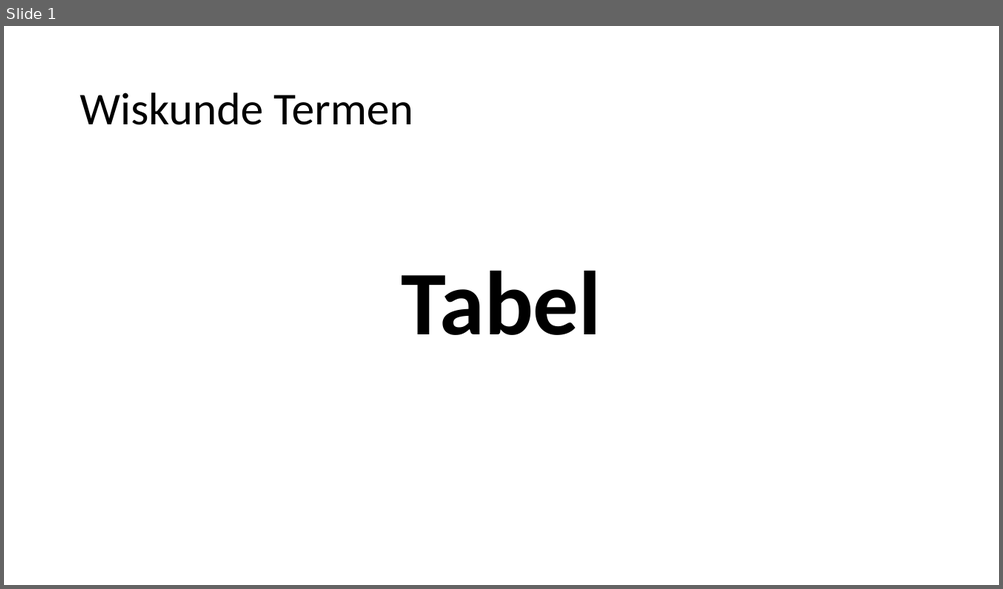
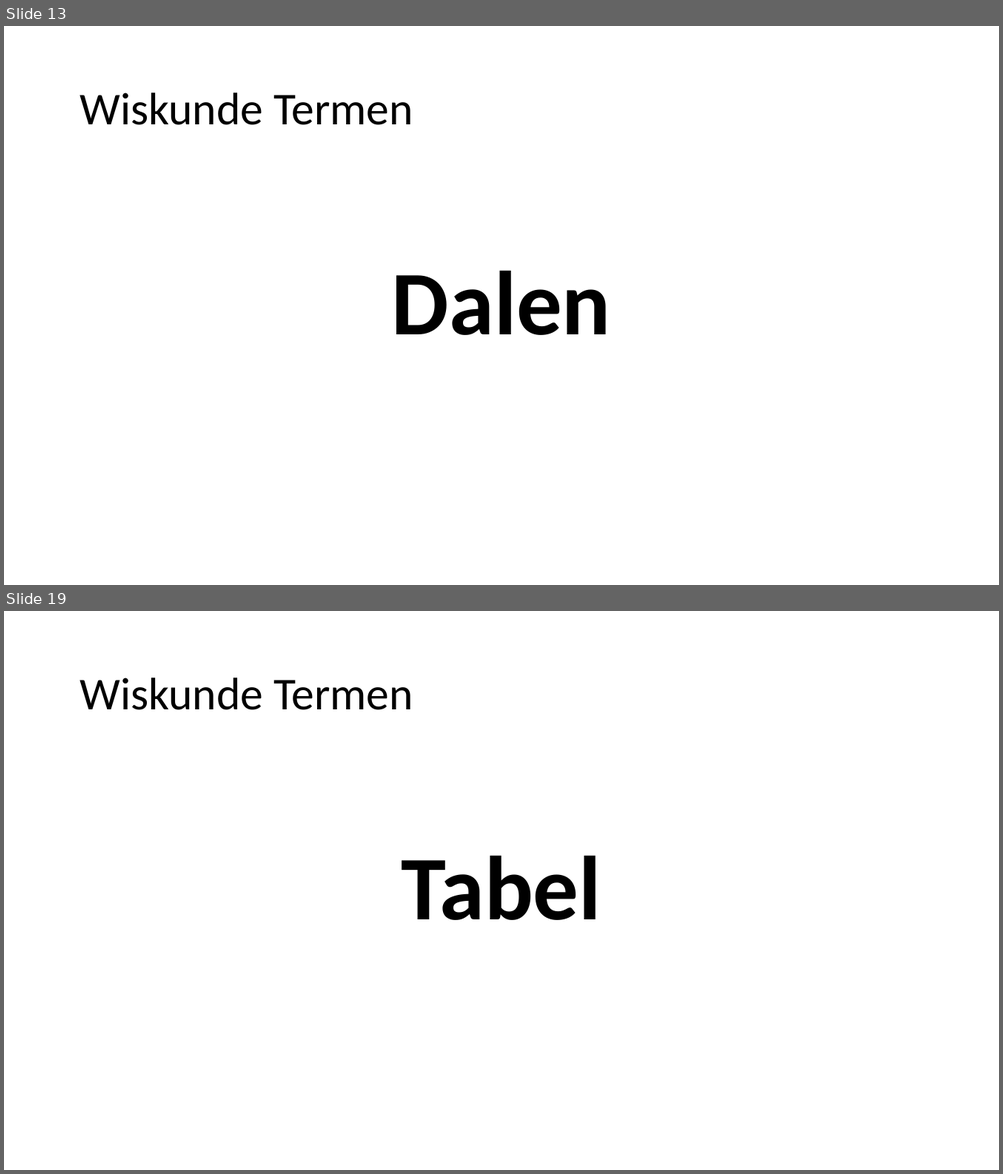
Before and after one commit to heinvinkel/wiskundetermen, a slide deck: verbanden en formules/AAAAverbanden en formules.pptx. Shown one above the other, each under a label of ours: slide 1 before the commit, slides 13 and 19 after it; the slides between them are not shown. The pictures are 1003x589 and 1003x1174 pixels, drawn with LibreOffice and Linux fonts; fonts in the diff are those of the drawing. Boxes give left, top, right and bottom in pixels: in the first picture for what was removed or moved away, otherwise in the second. Text is boxed around its words. In the diff, an @@ line names an element or a change of style, - is before the commit and + after.

```diff
--- a/verbanden en formules/AAAAverbanden en formules.pptx
+++ b/verbanden en formules/AAAAverbanden en formules.pptx
@@ slide 13 added at (4, 26, 999, 585), background #FFFFFF @@
@@ title added at (79, 93, 413, 125), 44 pt, text #000000 @@
+Wiskunde Termen
@@ text added at (392, 270, 611, 335), 87.8 pt, text #000000, bold @@
+Dalen
@@ what was slide 1 is now slide 19 @@
```
Also in this commit, not shown: 17 other slides added, 14 other files.
